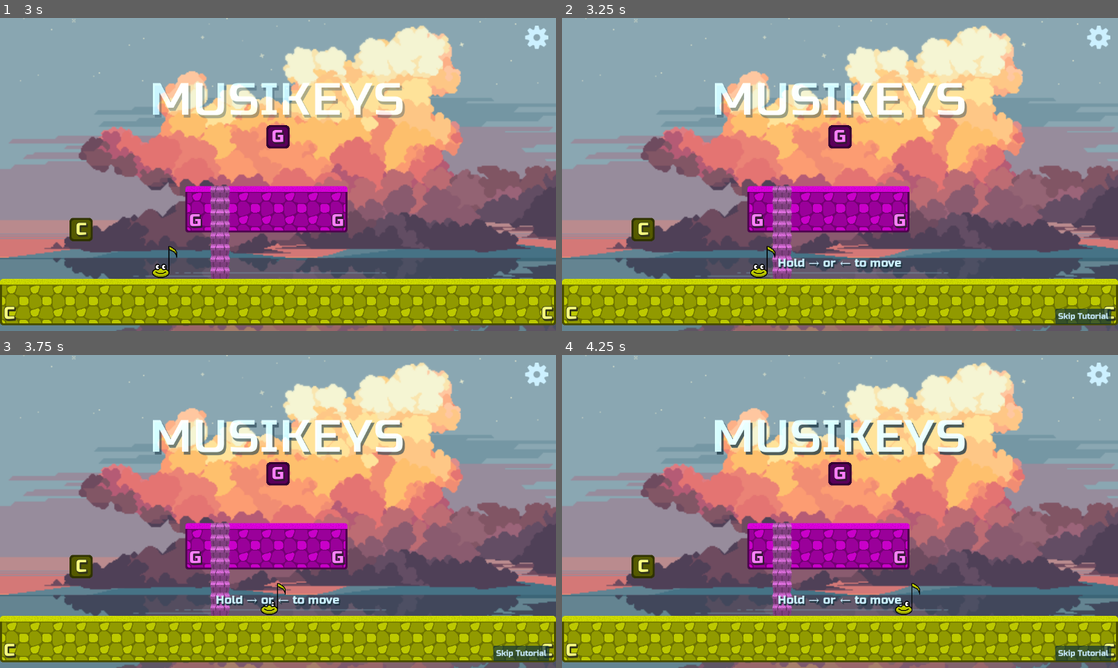
Above: before the commit, frames 1-4 (two rows, left to right).
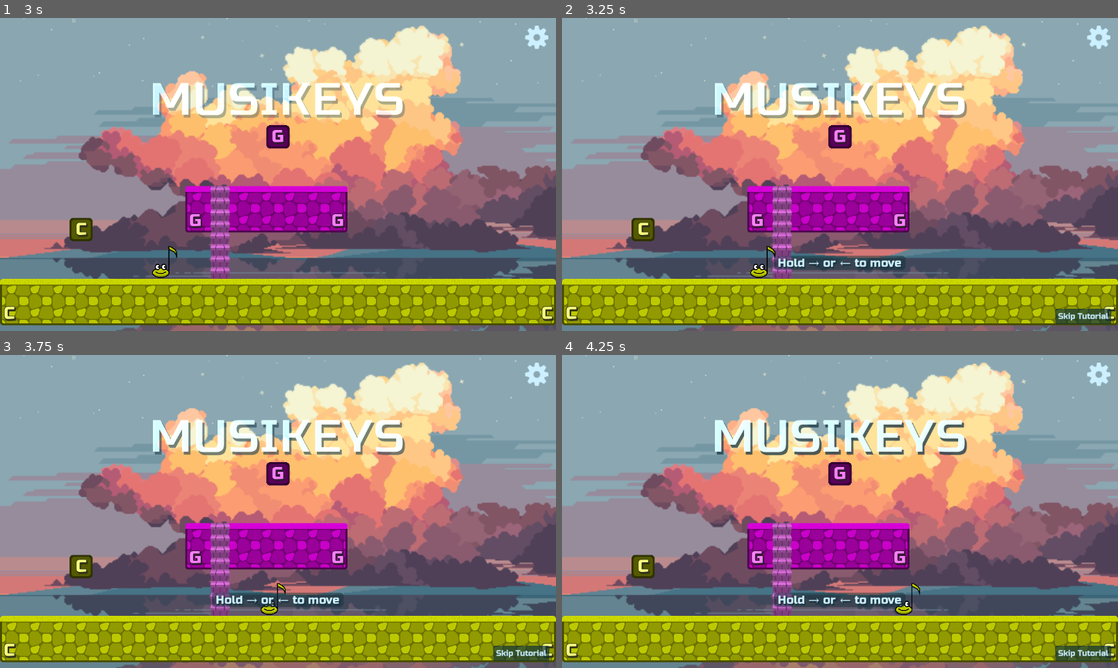
Above: after the commit, the same moments.

Repository: nicom7/game-off-2023
Game: Godot game, scene res://main.tscn
Two runs of this game, one before a commit and one after it. Both use one fixed random seed, a clock stepped at 60 frames per second and the inputs below.
Inputs:
- Up to frame 1 (3 s): tap Enter at 0.5 s; hold Right (ui_right) 0.53-2.03 s; hold Left (ui_left) 2.03-2.78 s; hold Right (ui_right) from 2.78 s (still down)
- Up to frame 2 (3.25 s): keep holding Right (ui_right)
- Up to frame 3 (3.75 s): keep holding Right (ui_right)
- Up to frame 4 (4.25 s): keep holding Right (ui_right)

Frame 1 is identical in both runs. In frame 2, 0.7% of the frame differs, in the area x 38-62%, y 75-81%; in frame 3, 0.7%; in frame 4, 0.7%.

Commit message:
Fix label background
- Remove prints
- Add copyrights

Diff:
--- a/gui/in_game_menu.tscn
+++ b/gui/in_game_menu.tscn
@@ -46,7 +46,7 @@
 transparent_bg = true
 title = "Confirm"
 initial_position = 2
-size = Vector2i(663, 101)
+size = Vector2i(663, 100)
 unresizable = true
 always_on_top = true
 popup_window = true
--- a/levels/level_provider.gd
+++ b/levels/level_provider.gd
@@ -25,7 +25,7 @@
 		if remaining_notes.is_empty():
 			break
 
-	print(_stage_notes)
+#	print(_stage_notes)
 
 func _ready() -> void:
 	initialize()
--- a/levels/random_level_generator.gd
+++ b/levels/random_level_generator.gd
@@ -54,7 +54,7 @@
 			_scales[_notes.size()] = []
 		_scales[_notes.size()].append(_notes)
 
-	print(_scales)
+#	print(_scales)
 
 func _get_notes_from_degrees(degrees: Array[int], tonic: Globals.Tone, inversion: int) -> Array[Globals.Tone]:
 	var _notes: Array[Globals.Tone] = []
--- a/themes/dialog_theme.tres
+++ b/themes/dialog_theme.tres
@@ -7,7 +7,6 @@
 [ext_resource type="StyleBox" uid="uid://bkrv4uuuijk3k" path="res://themes/grabber_area_style_box.tres" id="5_0v40d"]
 [ext_resource type="StyleBox" uid="uid://0y3um44b2ml6" path="res://themes/grabber_area_highlight_style_box.tres" id="6_m44tw"]
 [ext_resource type="StyleBox" uid="uid://cf57xkki3vccu" path="res://themes/slider_style_box.tres" id="7_i88qb"]
-[ext_resource type="StyleBox" uid="uid://xk7j70i6c60g" path="res://themes/label_style_box.tres" id="8_hspoa"]
 [ext_resource type="StyleBox" uid="uid://ca6n45p4l5ue3" path="res://themes/window_embedded_border_style_box.tres" id="9_svpda"]
 [ext_resource type="FontFile" uid="uid://xycvan2inrdw" path="res://fonts/RussoOne-Regular.ttf" id="10_4u7ae"]
 
@@ -25,6 +24,18 @@
 corner_detail = 5
 
 [sub_resource type="StyleBoxEmpty" id="StyleBoxEmpty_10hq7"]
+
+[sub_resource type="StyleBoxFlat" id="StyleBoxFlat_vrg1h"]
+content_margin_left = 8.0
+content_margin_top = 0.0
+content_margin_right = 8.0
+content_margin_bottom = 0.0
+bg_color = Color(0.0627451, 0.192157, 0.219608, 0.501961)
+draw_center = false
+corner_radius_top_left = 8
+corner_radius_top_right = 8
+corner_radius_bottom_right = 8
+corner_radius_bottom_left = 8
 
 [sub_resource type="StyleBoxFlat" id="StyleBoxFlat_6cfp7"]
 
@@ -63,7 +74,7 @@
 Label/colors/font_shadow_color = Color(0.105882, 0.196078, 0.243137, 1)
 Label/constants/shadow_offset_x = 2
 Label/constants/shadow_offset_y = 3
-Label/styles/normal = ExtResource("8_hspoa")
+Label/styles/normal = SubResource("StyleBoxFlat_vrg1h")
 PanelContainer/styles/panel = SubResource("StyleBoxFlat_6cfp7")
 RichTextLabel/colors/default_color = Color(0.8, 0.941176, 1, 1)
 RichTextLabel/colors/font_shadow_color = Color(0.105882, 0.196078, 0.243137, 1)
--- a/themes/label_style_box.tres
+++ b/themes/label_style_box.tres
@@ -6,7 +6,6 @@
 content_margin_right = 8.0
 content_margin_bottom = 0.0
 bg_color = Color(0.0627451, 0.192157, 0.219608, 0.501961)
-draw_center = false
 corner_radius_top_left = 8
 corner_radius_top_right = 8
 corner_radius_bottom_right = 8
Not shown, changed: export_presets.cfg
